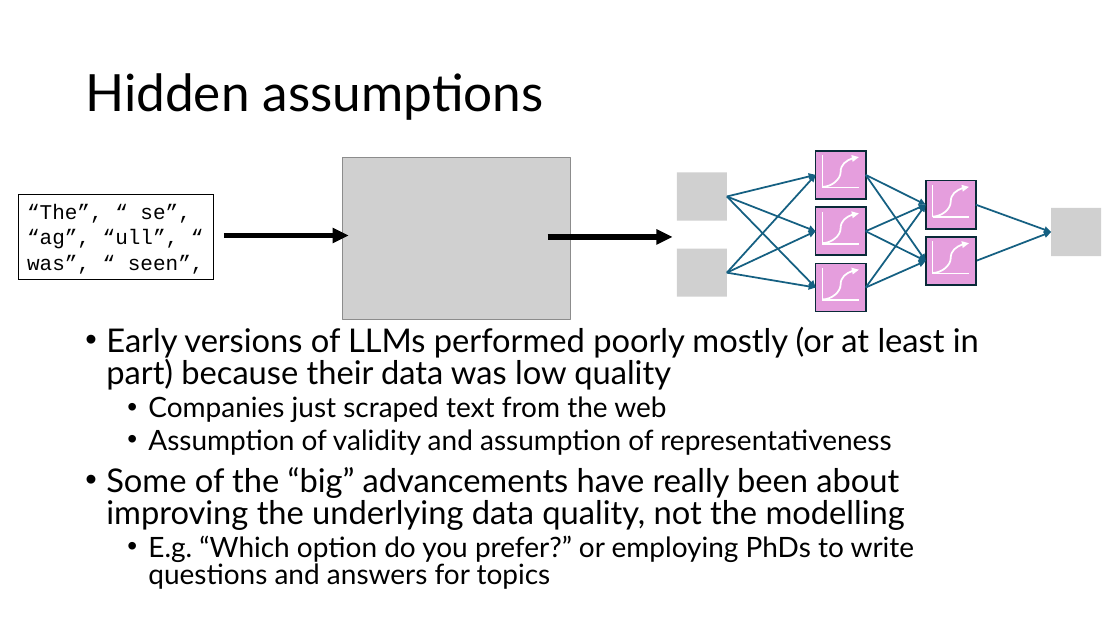
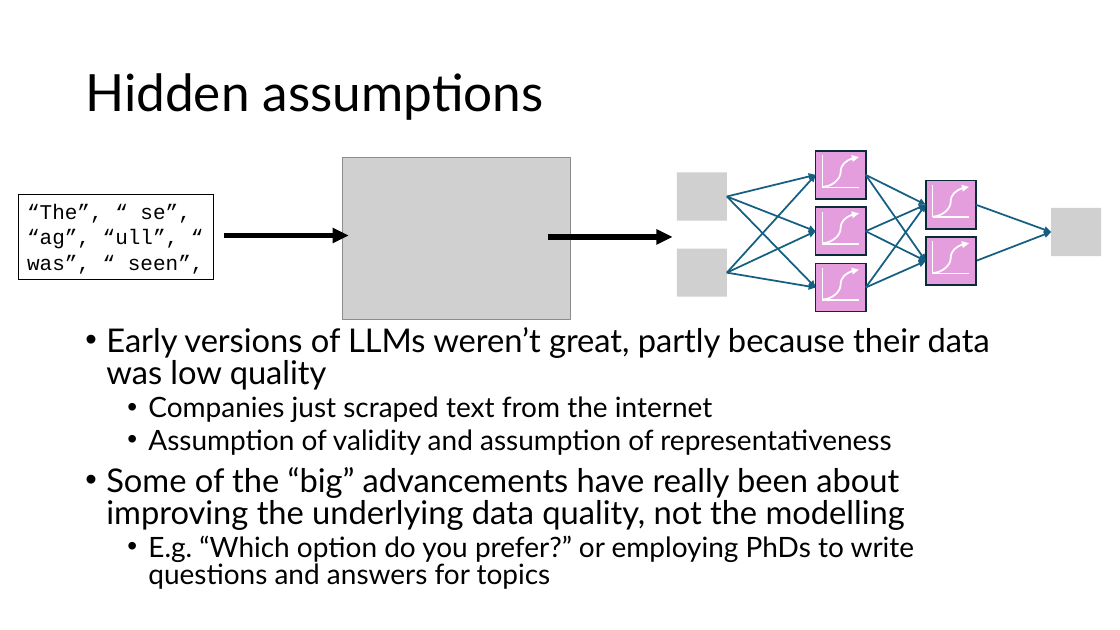
Before and after one commit to DeonRoos/stats-for-biologists, a slide deck: slide 28 of Lectures/BI3010 Lecture XX Large Language Models.pptx. Drawn at 1120x630 pixels with LibreOffice and Linux fonts; fonts in the diff are those of the drawing; grey boxes stand for pictures. Boxes give left, top, right and bottom in pixels: in the first picture for what was removed or moved away, otherwise in the second. Text is boxed around its words. In the diff, an @@ line names an element or a change of style, - is before the commit and + after.

```diff
--- a/Lectures/BI3010 Lecture XX Large Language Models.pptx
+++ b/Lectures/BI3010 Lecture XX Large Language Models.pptx
@@ text at [106,327,990,422]: text changed @@
-• Early versions of LLMs performed poorly mostly (or at least in part) because their data was low quality
-  • Companies just scraped text from the web
+• Early versions of LLMs weren’t great, partly because their data was low quality
+  • Companies just scraped text from the internet
```
Also in this commit, not shown: 3 other slides changed.
